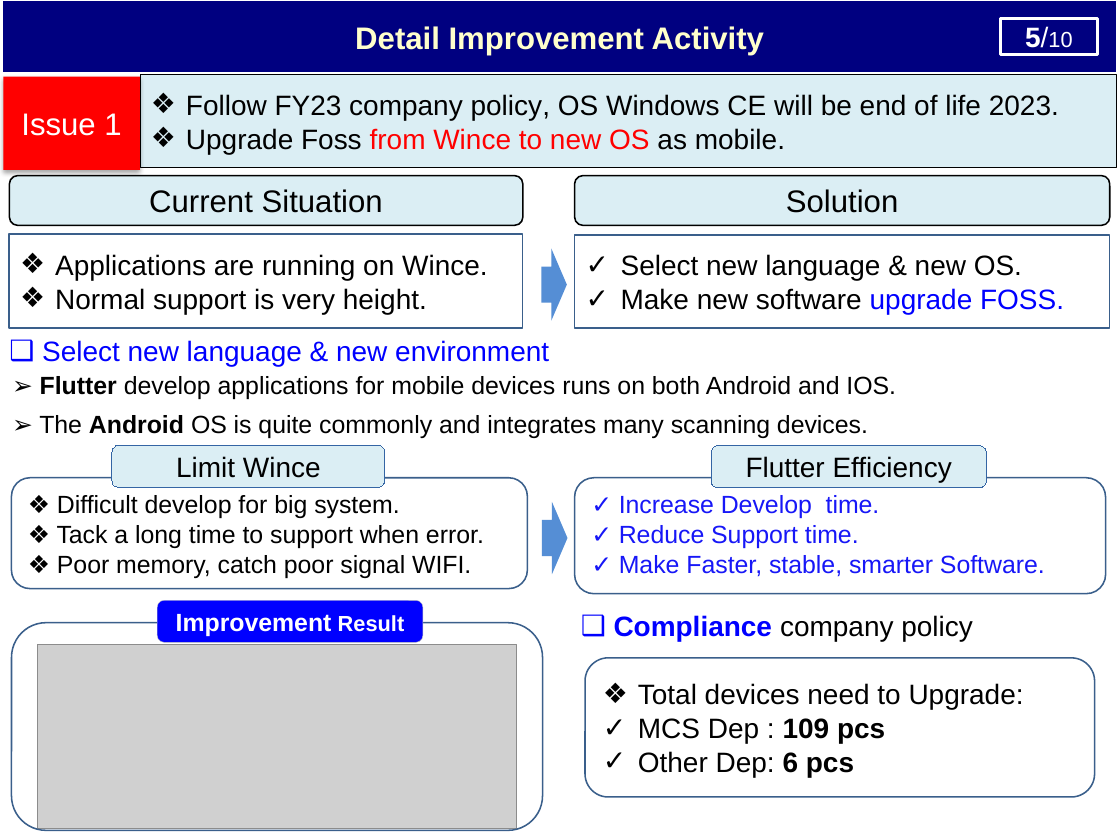
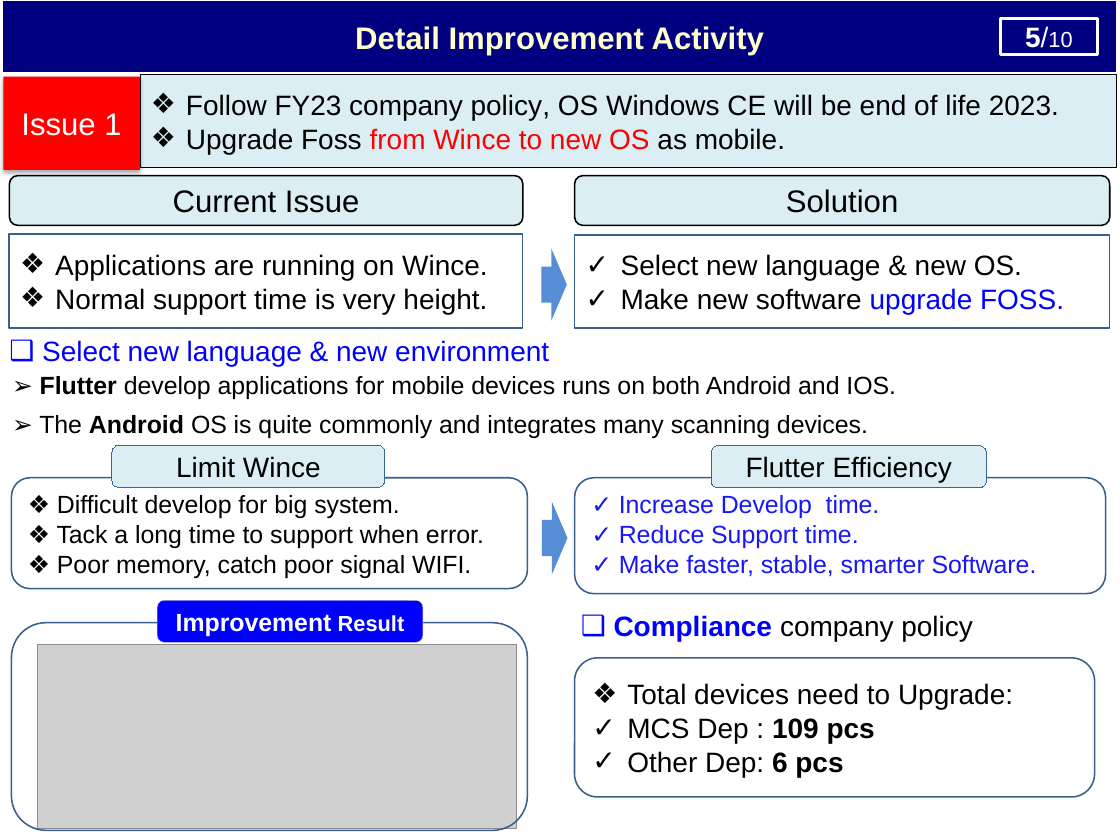
Before and after one commit to thietbicongnghevietnam/ReportPSNV, a slide deck: slide 6 of Report_test.pptx. Drawn at 1120x840 pixels with LibreOffice and Linux fonts; fonts in the diff are those of the drawing; grey boxes stand for pictures. Boxes give left, top, right and bottom in pixels: in the first picture for what was removed or moved away, otherwise in the second. Text is boxed around its words. In the diff, an @@ line names an element or a change of style, - is before the commit and + after.

```diff
--- a/Report_test.pptx
+++ b/Report_test.pptx
@@ text in rounded rectangle at <box>173,190,359,213</box>: text changed @@
-Current Situation
+Current Issue
@@ text in rectangle at <box>55,288,487,314</box>: text changed @@
-❖ Normal support is very height.
+❖ Normal support time is very height.
@@ text in rounded rectangle at <box>619,555,1037,577</box>: text changed @@
-✓ Make Faster, stable, smarter Software.
+✓ Make faster, stable, smarter Software.
@@ rounded rectangle: place and size @@
-rounded rectangle at <box>11,623,542,830</box>
+rounded rectangle at <box>11,623,528,830</box>
@@ rounded rectangle "Total devices need to Upgrade:": place and size @@
-rounded rectangle "Total devices need to Upgrade:" at <box>585,657,1094,796</box>
+rounded rectangle "Total devices need to Upgrade:" at <box>575,657,1094,796</box>
```
Also in this commit, not shown: 5 other slides changed, 1 other file.
